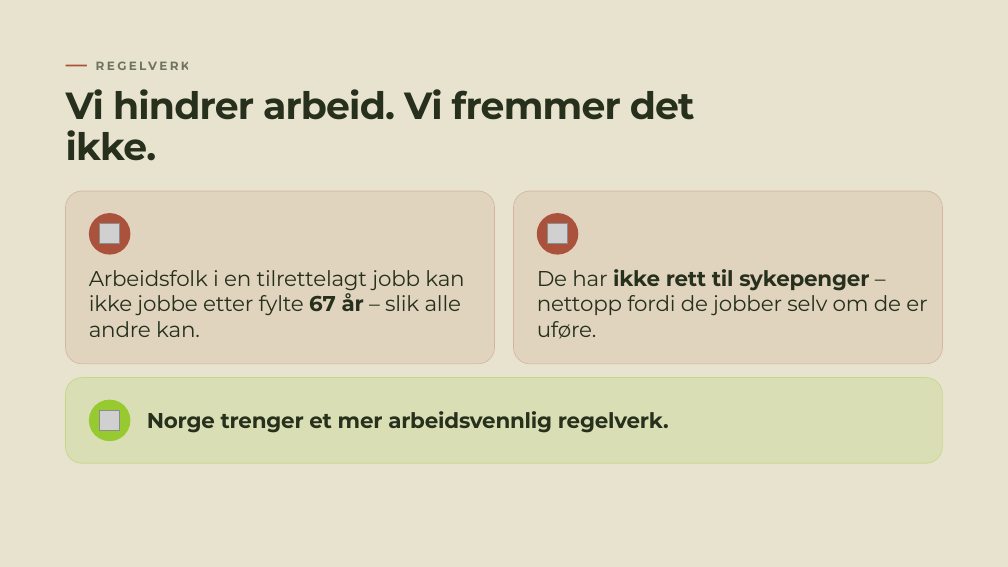
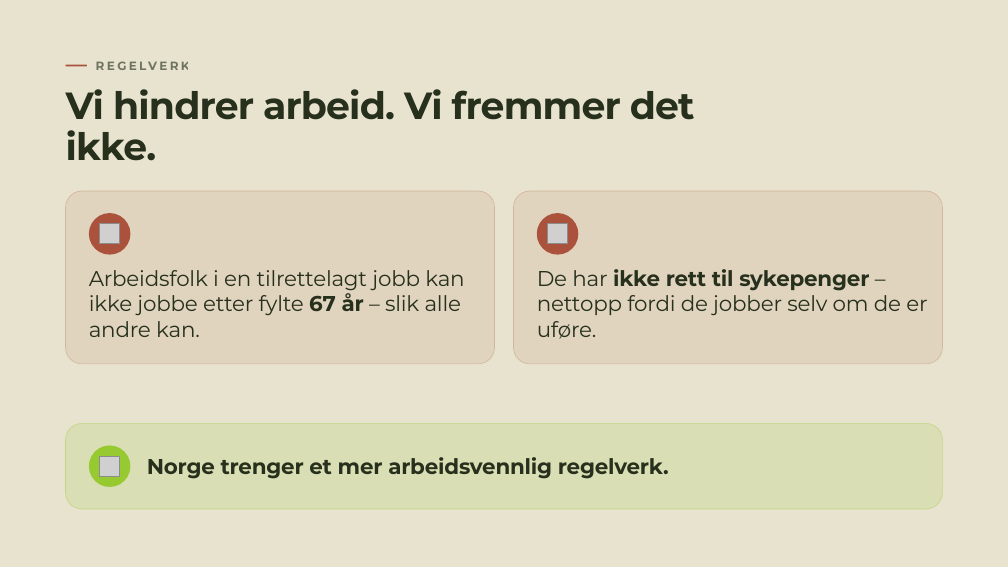
Before and after one commit to MarcusEvensen-Org/iarbeid-riketstilstand, a slide deck: slide 21 of Rikets tilstand 2026.pptx. Drawn at 1008x567 pixels with LibreOffice and Linux fonts; fonts in the diff are those of the drawing; grey boxes stand for pictures; background and template pictures are left out. Boxes give left, top, right and bottom in pixels: in the first picture for what was removed or moved away, otherwise in the second. Text is boxed around its words. In the diff, an @@ line names an element or a change of style, - is before the commit and + after.

```diff
--- a/Rikets tilstand 2026.pptx
+++ b/Rikets tilstand 2026.pptx
@@ 1 picture, 1 text, 1 ellipse, 1 rounded rectangle: place and size @@
-1 picture, 1 text, 1 ellipse, 1 rounded rectangle at (66, 377, 943, 463)
+1 picture, 1 text, 1 ellipse, 1 rounded rectangle at (66, 423, 943, 509)
```
Also in this commit, not shown: 15 other slides changed, 2 other files.
